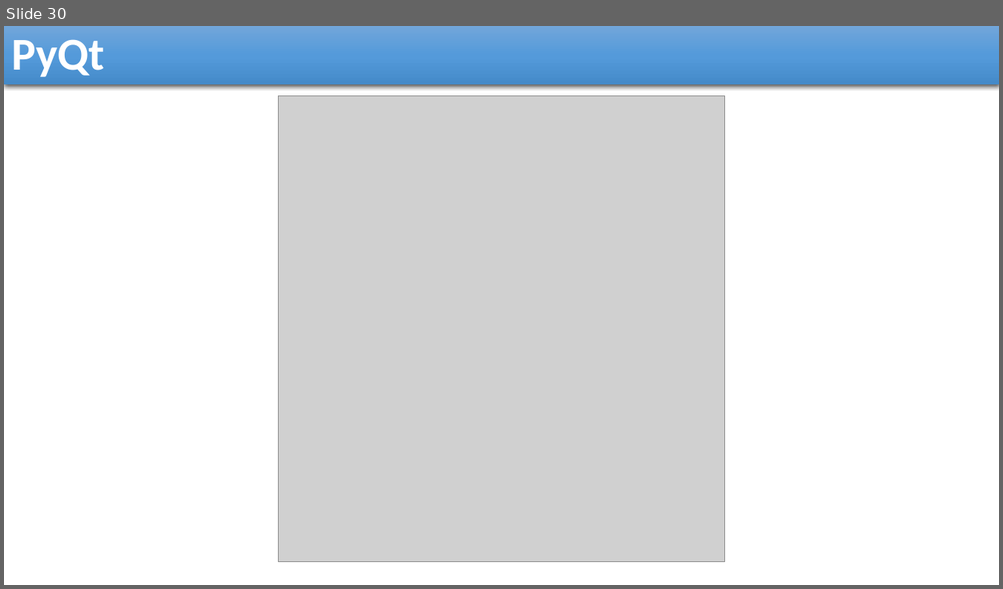
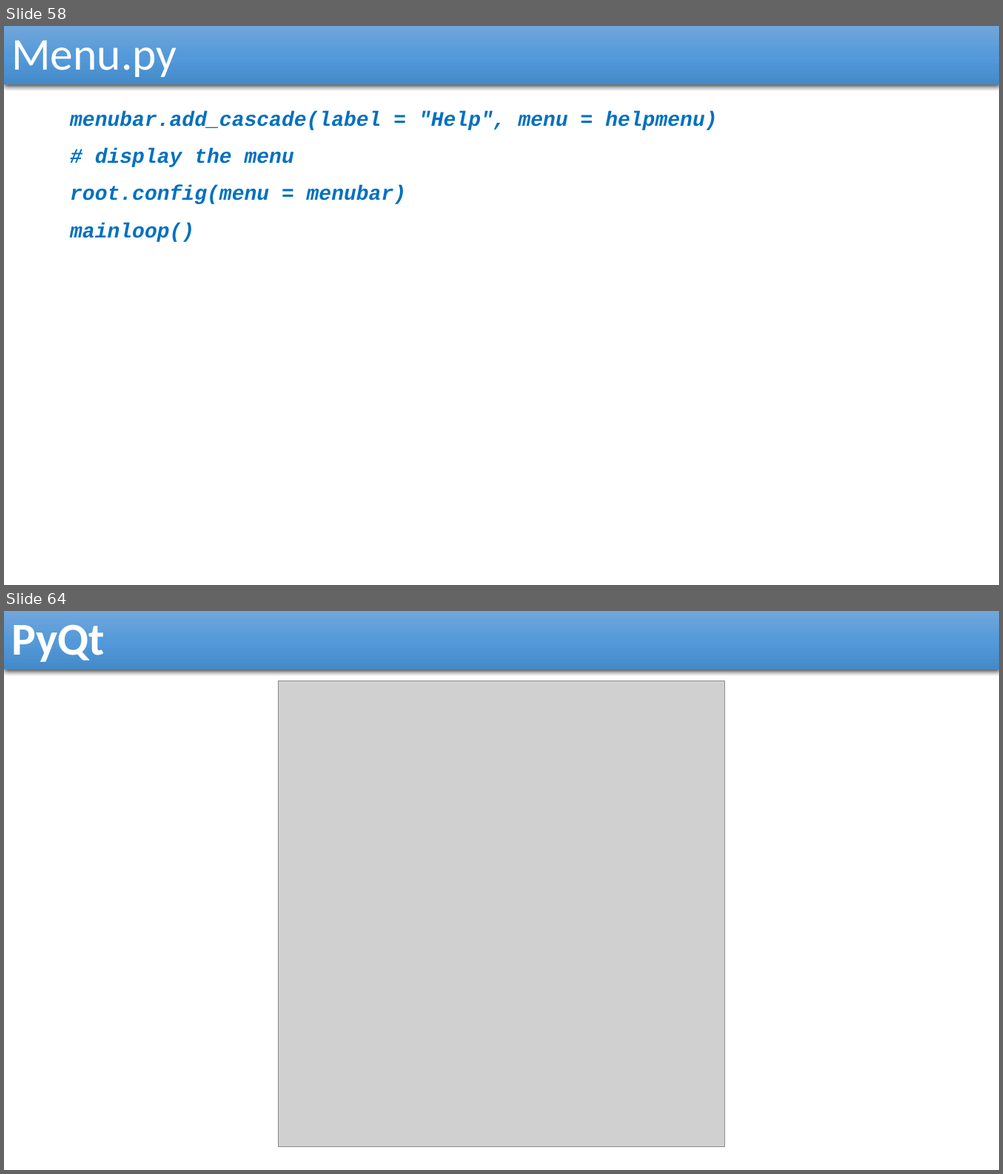
Before and after one commit to reza-arjmandi/rpi-course, a slide deck: session5/presentation/Tkinter and PyQT GUI Development.pptx. Shown one above the other, each under a label of ours: slide 30 before the commit, slides 58 and 64 after it; the slides between them are not shown. The pictures are 1003x589 and 1003x1174 pixels, drawn with LibreOffice and Linux fonts; fonts in the diff are those of the drawing; grey boxes stand for pictures. Boxes give left, top, right and bottom in pixels: in the first picture for what was removed or moved away, otherwise in the second. Text is boxed around its words. In the diff, an @@ line names an element or a change of style, - is before the commit and + after.

```diff
--- a/session5/presentation/Tkinter and PyQT GUI Development.pptx
+++ b/session5/presentation/Tkinter and PyQT GUI Development.pptx
@@ slide 58 added at (x1=4, y1=26, x2=999, y2=585), background #FFFFFF @@
@@ rectangle added at (x1=4, y1=26, x2=999, y2=85), fill gradient #71A6DB to #559BDB to #448ACA, 44 pt, text #FFFFFF @@
+Menu.py
@@ text added at (x1=70, y1=111, x2=717, y2=242), 20 pt, text #0070C0, bold, italic @@
+  menubar.add_cascade(label = "Help", menu = helpmenu)
+  # display the menu
+  root.config(menu = menubar)
+  mainloop()
@@ what was slide 30 is now slide 64 @@
```
Also in this commit, not shown: 33 other slides added, 1 other file.
